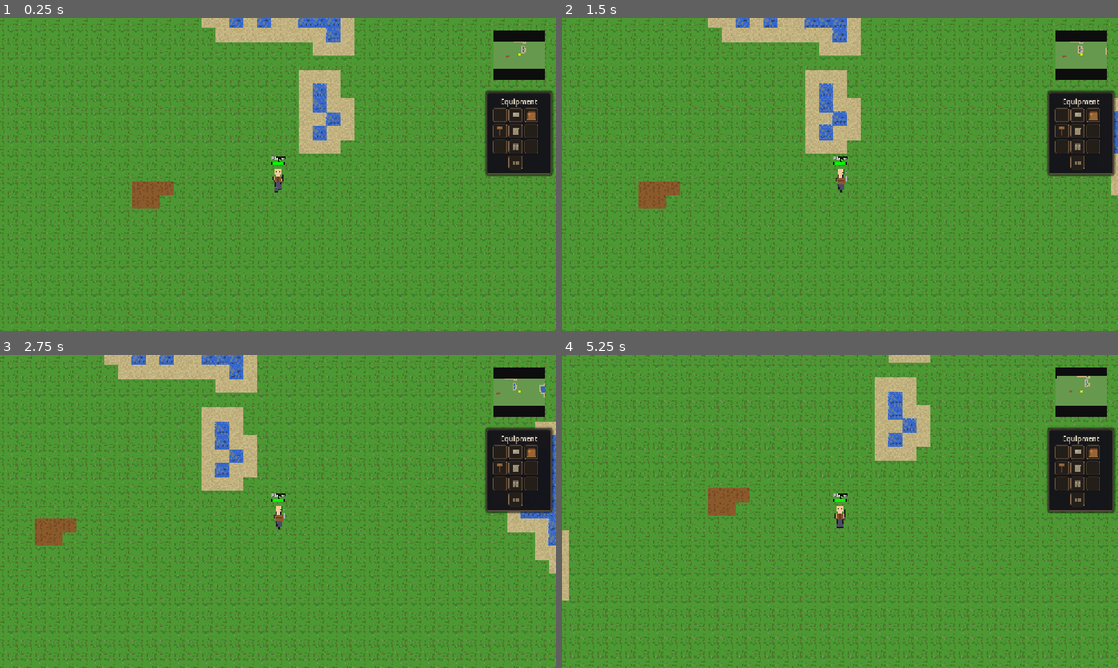
Above: before the commit, frames 1-4 (two rows, left to right).
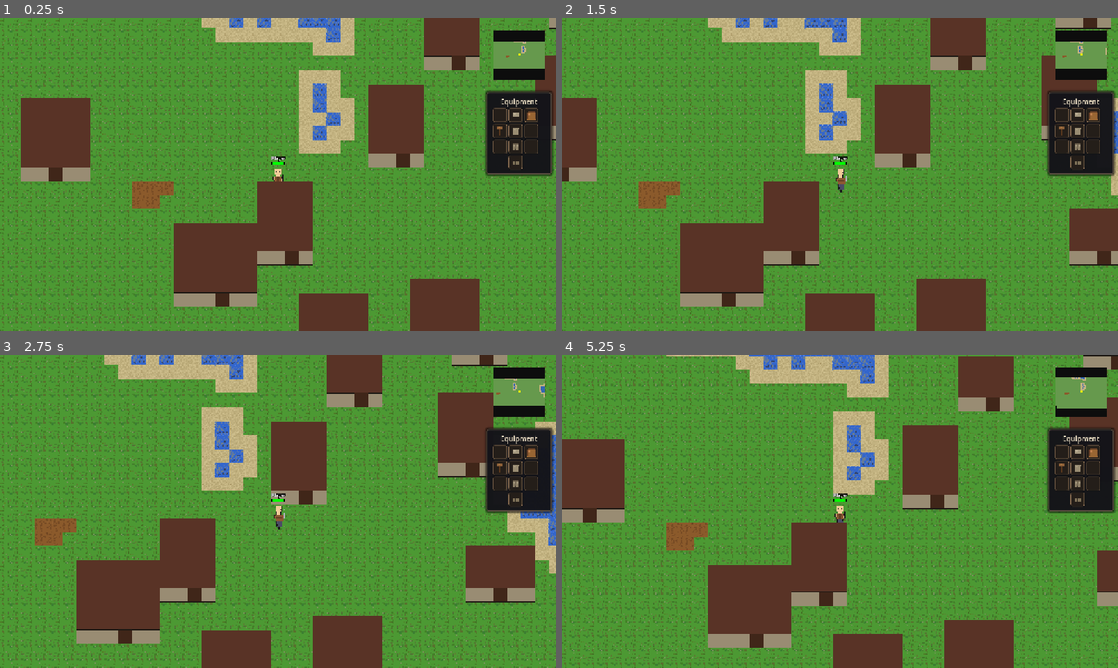
Above: after the commit, the same moments.

Repository: mattzanco/Trithia
Game: Godot game, scene res://scenes/main.tscn
Same seed, same stepped clock (60 frames per second), same inputs: the game is played once before the commit and once after it.
Inputs (mouse positions are in pixels of both pictures, inside the frame that each line leads up to):
- Up to frame 1 (0.25 s): no input
- Up to frame 2 (1.5 s): tap Enter at 0.5 s; move the mouse to (962, 158) at 0.52 s; hold D (move_right) 0.53-1.25 s; tap H at 0.6 s; click (962, 158) at 0.67 s; drag from (728, 190) to (812, 237) at 1.27 s
- Up to frame 3 (2.75 s): move the mouse to (333, 442) at 2.02 s; hold D (move_right) from 2.03 s (still down); tap H at 2.1 s; click (333, 442) at 2.17 s
- Up to frame 4 (5.25 s): release D (move_right) at 2.75 s; drag from (812, 574) to (673, 464) at 2.77 s; move the mouse to (1006, 558) at 3.52 s; hold A (move_left) 3.53-4.25 s; tap H at 3.6, 5.1 s; click (1006, 558) at 3.67 s; drag from (673, 464) to (756, 433) at 4.27 s; move the mouse to (867, 511) at 5.02 s; hold S (move_down) from 5.03 s (still down); click (867, 511) at 5.17 s

The runs differ from the first frame. In frame 1, 18% of the frame differs, in the area x 3-100%, y 0-100%; in frame 2, 19%; in frame 3, 20%; in frame 4, 46%, in the area x 0-100%, y 0-100%.

Commit message:
Add town buildings and collision logic

Diff:
--- /dev/null
+++ b/scenes/town/building.tscn
@@ -0,0 +1,6 @@
+[gd_scene load_steps=2 format=3]
+
+[ext_resource type="Script" path="res://scripts/building.gd" id="1_building"]
+
+[node name="Building" type="Node2D"]
+script = ExtResource("1_building")
--- /dev/null
+++ b/scripts/building.gd
@@ -0,0 +1,133 @@
+extends Node2D
+
+const TILE_SIZE = 32
+
+@export var size_tiles: Vector2i = Vector2i(3, 3)
+@export var wall_color := Color(0.6, 0.55, 0.45)
+@export var roof_color := Color(0.35, 0.2, 0.15)
+@export var door_color := Color(0.25, 0.15, 0.1)
+@export var outline_color := Color(0.12, 0.1, 0.08)
+
+var world: Node = null
+var player: Node = null
+var building_rect := Rect2i()
+var door_tile := Vector2i.ZERO
+var is_player_inside = false
+var base_layer: Node2D = null
+var roof_layer: Node2D = null
+
+func _ready():
+	world = get_world_node()
+	player = get_player_node()
+	setup_building_tiles()
+	ensure_collision_body()
+	ensure_layers()
+	update_layers()
+
+func _process(_delta):
+	if player == null:
+		player = get_player_node()
+	if world == null:
+		world = get_world_node()
+	if player == null or world == null:
+		return
+	var player_feet = player.position + Vector2(0, TILE_SIZE / 2)
+	var player_tile = get_tile_coords(player_feet)
+	var inside_rect = is_tile_in_rect(player_tile, building_rect)
+	if player_tile == door_tile:
+		if world.has_method("set_player_inside_building"):
+			world.set_player_inside_building(self)
+			inside_rect = true
+	if world.has_method("clear_player_inside_building") and world.player_inside_building == self and not inside_rect:
+		world.clear_player_inside_building(self)
+	var next_inside = world.player_inside_building == self
+	if next_inside != is_player_inside:
+		is_player_inside = next_inside
+		update_layers()
+
+func _exit_tree():
+	if world and world.has_method("remove_building"):
+		world.remove_building(self)
+
+func setup_building_tiles():
+	var tile_pos = get_tile_coords(global_position)
+	building_rect = Rect2i(tile_pos, size_tiles)
+	door_tile = Vector2i(tile_pos.x + int(size_tiles.x / 2), tile_pos.y + size_tiles.y - 1)
+	if world and world.has_method("add_building"):
+		world.add_building(self, building_rect, door_tile)
+	update_layers()
+
+func ensure_collision_body():
+	var body = get_node_or_null("CollisionBody")
+	if body == null:
+		body = StaticBody2D.new()
+		body.name = "CollisionBody"
+		add_child(body)
+	var shape_node = body.get_node_or_null("CollisionShape2D")
+	if shape_node == null:
+		shape_node = CollisionShape2D.new()
+		body.add_child(shape_node)
+	var rect = RectangleShape2D.new()
+	var size_px = Vector2(size_tiles.x * TILE_SIZE, size_tiles.y * TILE_SIZE)
+	rect.size = size_px
+	shape_node.shape = rect
+	shape_node.position = size_px / 2.0
+
+func ensure_layers():
+	if base_layer == null:
+		base_layer = Node2D.new()
+		base_layer.name = "BaseLayer"
+		var base_script = load("res://scripts/building_base.gd")
+		base_layer.set_script(base_script)
+		add_child(base_layer)
+	if roof_layer == null:
+		roof_layer = Node2D.new()
+		roof_layer.name = "RoofLayer"
+		var roof_script = load("res://scripts/building_roof.gd")
+		roof_layer.set_script(roof_script)
+		add_child(roof_layer)
+
+func update_layers():
+	if base_layer == null or roof_layer == null:
+		return
+	base_layer.set("size_tiles", size_tiles)
+	base_layer.set("wall_color", wall_color)
+	base_layer.set("door_color", door_color)
+	base_layer.set("outline_color", outline_color)
+	base_layer.set("is_player_inside", is_player_inside)
+	roof_layer.set("size_tiles", size_tiles)
+	roof_layer.set("roof_color", roof_color)
+	roof_layer.set("is_player_inside", is_player_inside)
+	base_layer.queue_redraw()
+	roof_layer.queue_redraw()
+	var size_px = Vector2(size_tiles.x * TILE_SIZE, size_tiles.y * TILE_SIZE)
+	var base_z = clampi(int((global_position.y + size_px.y - TILE_SIZE) / 10) + 1000, 0, 10000)
+	var roof_z = clampi(int(global_position.y / 10) + 1000, 0, 10000)
+	base_layer.z_as_relative = false
+	roof_layer.z_as_relative = false
+	base_layer.z_index = base_z
+	roof_layer.z_index = roof_z
+
+func get_tile_coords(world_position: Vector2) -> Vector2i:
+	return Vector2i(int(floor(world_position.x / TILE_SIZE)), int(floor(world_position.y / TILE_SIZE)))
+
+func is_tile_in_rect(tile: Vector2i, rect: Rect2i) -> bool:
+	return tile.x >= rect.position.x and tile.x < rect.position.x + rect.size.x and tile.y >= rect.position.y and tile.y < rect.position.y + rect.size.y
+
+func get_world_node() -> Node:
+	var parent = get_parent()
+	if parent:
+		if parent.name == "World":
+			return parent
+		var world_node = parent.get_node_or_null("World")
+		if world_node:
+			return world_node
+	return get_tree().get_root().find_child("World", true, false)
+
+func get_player_node() -> Node:
+	var parent = get_parent()
+	if parent:
+		var player_node = parent.get_node_or_null("Player")
+		if player_node:
+			return player_node
+	return get_tree().get_root().find_child("Player", true, false)
--- /dev/null
+++ b/scripts/building_base.gd
@@ -0,0 +1,34 @@
+extends Node2D
+
+const TILE_SIZE = 32
+
+var size_tiles: Vector2i = Vector2i(4, 4)
+var wall_color := Color(0.6, 0.55, 0.45)
+var door_color := Color(0.25, 0.15, 0.1)
+var outline_color := Color(0.12, 0.1, 0.08)
+var is_player_inside := false
+
+func _ready():
+	queue_redraw()
+
+func _draw():
+	var size_px = Vector2(size_tiles.x * TILE_SIZE, size_tiles.y * TILE_SIZE)
+	var wall_rect = Rect2(Vector2(0, size_px.y - TILE_SIZE), Vector2(size_px.x, TILE_SIZE))
+	var wall_col = wall_color
+	var outline_col = outline_color
+	if is_player_inside:
+		wall_col.a = 0.45
+		outline_col.a = 0.35
+		var floor_col = Color(0.7, 0.65, 0.55, 0.35)
+		var floor_rect = Rect2(Vector2.ZERO, size_px)
+		draw_rect(floor_rect, floor_col)
+	# Bottom wall row (door row)
+	draw_rect(wall_rect, wall_col)
+	draw_rect(wall_rect, outline_col, false, 1.0)
+	# Door (one full tile wide, centered on a tile)
+	var door_width = float(TILE_SIZE)
+	var door_height = float(TILE_SIZE)
+	var door_x = float(int(size_tiles.x / 2) * TILE_SIZE)
+	var door_y = float((size_tiles.y - 1) * TILE_SIZE)
+	var door_pos = Vector2(door_x, door_y)
+	draw_rect(Rect2(door_pos, Vector2(door_width, door_height)), door_color)
--- /dev/null
+++ b/scripts/building_roof.gd
@@ -0,0 +1,24 @@
+extends Node2D
+
+const TILE_SIZE = 32
+
+var size_tiles: Vector2i = Vector2i(4, 4)
+var roof_color := Color(0.35, 0.2, 0.15)
+var is_player_inside := false
+
+func _ready():
+	queue_redraw()
+
+func _draw():
+	var size_px = Vector2(size_tiles.x * TILE_SIZE, size_tiles.y * TILE_SIZE)
+	var roof_col = roof_color
+	if is_player_inside:
+		roof_col.a = 0.2
+	var roof_height = max(6.0, size_px.y - TILE_SIZE)
+	var roof_rect = Rect2(Vector2.ZERO, Vector2(size_px.x, roof_height))
+	draw_rect(roof_rect, roof_col)
+	if is_player_inside:
+		var back_wall_col = roof_color
+		back_wall_col.a = 0.45
+		var back_wall_rect = Rect2(Vector2.ZERO, Vector2(size_px.x, TILE_SIZE))
+		draw_rect(back_wall_rect, back_wall_col)
--- a/scripts/enemy.gd
+++ b/scripts/enemy.gd
@@ -661,6 +661,14 @@
 				img.set_pixel(outline_x, y, outline)
 
 func _physics_process(delta):
+	# Prevent enemies from entering the town safe zone
+	if world != null and world.has_method("is_point_in_town"):
+		if world.is_point_in_town(position):
+			move_out_of_town()
+			return
+		if player != null and world.is_point_in_town(player.position):
+			targeted_enemy = null
+			current_state = AIState.IDLE
 	# Handle attack cooldown
 	if attack_timer > 0.0:
 		attack_timer -= delta
@@ -727,12 +735,15 @@
 
 	# Check if player is in detection range
 	if player != null:
-		var distance_to_player = position.distance_to(player.position)
-		if targeted_enemy == null:
-			# Only detect new target if we don't have one
-			if distance_to_player <= detection_range:
-				targeted_enemy = player
-				current_state = AIState.CHASE
+		if world != null and world.has_method("is_point_in_town") and world.is_point_in_town(player.position):
+			pass
+		else:
+			var distance_to_player = position.distance_to(player.position)
+			if targeted_enemy == null:
+				# Only detect new target if we don't have one
+				if distance_to_player <= detection_range:
+					targeted_enemy = player
+					current_state = AIState.CHASE
 
 	# Update AI state based on distance to player
 	if targeted_enemy != null:
@@ -1178,6 +1189,36 @@
 
 	return false
 
+func move_out_of_town():
+	if world == null:
+		return
+	if not world.has_method("get_town_center") or not world.has_method("get_town_radius_world"):
+		return
+	var town_center = world.get_town_center()
+	var radius = world.get_town_radius_world()
+	var base_dir = (position - town_center).normalized()
+	if base_dir == Vector2.ZERO:
+		base_dir = Vector2.RIGHT
+	var directions = [
+		base_dir,
+		base_dir.rotated(deg_to_rad(45)),
+		base_dir.rotated(deg_to_rad(-45)),
+		base_dir.rotated(deg_to_rad(90)),
+		base_dir.rotated(deg_to_rad(-90))
+	]
+	for dir in directions:
+		var target = town_center + dir * (radius + TILE_SIZE * 2)
+		var snapped = Vector2(
+			floor(target.x / TILE_SIZE) * TILE_SIZE + TILE_SIZE / 2,
+			floor(target.y / TILE_SIZE) * TILE_SIZE + TILE_SIZE / 2
+		)
+		if world.has_method("is_walkable") and not world.is_walkable(snapped):
+			continue
+		target_position = snapped
+		is_moving = true
+		current_direction = Vector2(sign(dir.x), 0) if abs(dir.x) > abs(dir.y) else Vector2(0, sign(dir.y))
+		return
+
 
 func calculate_direction(dx: int, dy: int) -> Vector2:
 	# Calculate cardinal direction with diagonal preference logic
--- a/scripts/main.gd
+++ b/scripts/main.gd
@@ -5,6 +5,7 @@
 const TILE_SIZE = 32
 const ORC_SCENE = preload("res://scenes/enemies/orc.tscn")
 const TROLL_SCENE = preload("res://scenes/enemies/troll.tscn")
+const BUILDING_SCENE = preload("res://scenes/town/building.tscn")
 
 func _ready():
 	print("Trithia game started!")
@@ -23,6 +24,7 @@
 		debug.store_line("About to spawn orcs")
 		debug.flush()
 
+	setup_town()
 	spawn_starting_orcs()
 	print("spawn_starting_orcs() completed")
 
@@ -36,7 +38,9 @@
 func spawn_starting_orcs():
 	# Spawn 10 enemies at random spawn points around the world
 	var player = $Player
-	var world = $World
+	var world = get_world_node()
+	if world == null or not world.has_method("get_available_spawn_points"):
+		return
 
 	# Wait for world to generate spawn points
 	await get_tree().process_frame
@@ -58,7 +62,9 @@
 	if player == null:
 		return  # Player is dead, stop spawning
 
-	var world = $World
+	var world = get_world_node()
+	if world == null or not world.has_method("get_available_spawn_points"):
+		return
 
 	var available_spawns = world.get_available_spawn_points(player.position)
 
@@ -79,6 +85,126 @@
 	enemy.position = spawn_pos
 	add_child(enemy)
 	print("[SPAWN_FUNC] Enemy spawned at spawn point: ", spawn_pos)
+
+func setup_town():
+	var player = get_node_or_null("Player")
+	var world = get_world_node()
+	if player == null or world == null or not world.has_method("get_town_center"):
+		return
+	var town_center = world.get_town_center()
+	var spawn_pos = find_grass_spawn(world, town_center, world.get_town_radius_world())
+	player.position = spawn_pos
+	if world.has_method("update_world"):
+		world.update_world(player.position)
+	spawn_town_buildings(world)
+
+func spawn_town_buildings(world: Node):
+	if world == null or not world.has_method("get_town_center"):
+		return
+	var town_center = world.get_town_center()
+	var town_radius = world.get_town_radius_world()
+	var building_rects: Array = []
+	var attempts = 0
+	var placed = 0
+	var target_count = 12
+	while placed < target_count and attempts < 600:
+		attempts += 1
+		var size_tiles = Vector2i(randi_range(4, 6), randi_range(4, 6))
+		var pos = get_random_town_position(world, town_center, town_radius)
+		if pos == Vector2.ZERO:
+			continue
+		var tile_pos = Vector2i(int(floor(pos.x / TILE_SIZE)), int(floor(pos.y / TILE_SIZE)))
+		var rect = Rect2i(tile_pos, size_tiles)
+		var center_tile = Vector2i(int(floor(town_center.x / TILE_SIZE)), int(floor(town_center.y / TILE_SIZE)))
+		if center_tile.x >= rect.position.x and center_tile.x < rect.position.x + rect.size.x and center_tile.y >= rect.position.y and center_tile.y < rect.position.y + rect.size.y:
+			continue
+		if not is_building_area_walkable(world, rect):
+			continue
+		if is_rect_overlapping(rect, building_rects):
+			continue
+		if not is_building_door_clear(world, rect):
+			continue
+		building_rects.append(rect)
+		var building = BUILDING_SCENE.instantiate()
+		building.position = Vector2(rect.position.x * TILE_SIZE, rect.position.y * TILE_SIZE)
+		building.set("size_tiles", size_tiles)
+		add_child(building)
+		placed += 1
+
+func get_random_town_position(world: Node, town_center: Vector2, town_radius: float) -> Vector2:
+	for i in range(40):
+		var angle = randf() * TAU
+		var dist = randf() * (town_radius - TILE_SIZE * 2)
+		var pos = town_center + Vector2(cos(angle), sin(angle)) * dist
+		if world != null and world.has_method("is_walkable") and not world.is_walkable(pos):
+			continue
+		return snap_to_tile_center(pos)
+	return Vector2.ZERO
+
+func snap_to_tile_center(world_position: Vector2) -> Vector2:
+	var tile_x = floor(world_position.x / TILE_SIZE)
+	var tile_y = floor(world_position.y / TILE_SIZE)
+	return Vector2(tile_x * TILE_SIZE + TILE_SIZE / 2, tile_y * TILE_SIZE + TILE_SIZE / 2)
+
+func is_rect_overlapping(rect: Rect2i, existing_rects: Array) -> bool:
+	for other in existing_rects:
+		if rect.intersects(other):
+			return true
+	return false
+
+func is_building_area_walkable(world: Node, rect: Rect2i) -> bool:
+	if world == null or not world.has_method("is_walkable"):
+		return true
+	for x in range(rect.position.x, rect.position.x + rect.size.x):
+		for y in range(rect.position.y, rect.position.y + rect.size.y):
+			var pos = Vector2(x * TILE_SIZE + TILE_SIZE / 2, y * TILE_SIZE + TILE_SIZE / 2)
+			if not world.is_walkable(pos):
+				return false
+	return true
+
+func is_building_door_clear(world: Node, rect: Rect2i) -> bool:
+	if world == null or not world.has_method("is_walkable"):
+		return true
+	var door_tile = Vector2i(rect.position.x + int(rect.size.x / 2), rect.position.y + rect.size.y - 1)
+	var outside_tile = Vector2i(door_tile.x, door_tile.y + 1)
+	var porch_left = Vector2i(door_tile.x - 1, door_tile.y + 1)
+	var porch_right = Vector2i(door_tile.x + 1, door_tile.y + 1)
+	var door_pos = tile_to_world_center(door_tile)
+	var outside_pos = tile_to_world_center(outside_tile)
+	if not world.is_walkable(door_pos):
+		return false
+	if not world.is_walkable(outside_pos):
+		return false
+	if not world.is_walkable(tile_to_world_center(porch_left)):
+		return false
+	if not world.is_walkable(tile_to_world_center(porch_right)):
+		return false
+	if world.has_method("is_tile_blocked_by_building"):
+		if world.is_tile_blocked_by_building(door_tile) or world.is_tile_blocked_by_building(outside_tile):
+			return false
+		if world.is_tile_blocked_by_building(porch_left) or world.is_tile_blocked_by_building(porch_right):
+			return false
+	return true
+
+func find_grass_spawn(world: Node, town_center: Vector2, town_radius: float) -> Vector2:
+	var center_tile = Vector2i(int(floor(town_center.x / TILE_SIZE)), int(floor(town_center.y / TILE_SIZE)))
+	for radius in range(0, int(town_radius / TILE_SIZE) + 1):
+		for dx in range(-radius, radius + 1):
+			for dy in range(-radius, radius + 1):
+				if abs(dx) != radius and abs(dy) != radius:
+					continue
+				var tile = Vector2i(center_tile.x + dx, center_tile.y + dy)
+				var pos = tile_to_world_center(tile)
+				if world.has_method("get_terrain_type_from_noise"):
+					if world.get_terrain_type_from_noise(tile.x, tile.y) != "grass":
+						continue
+				if world.has_method("is_tile_blocked_by_building") and world.is_tile_blocked_by_building(tile):
+					continue
+				return pos
+	return town_center
+
+func tile_to_world_center(tile: Vector2i) -> Vector2:
+	return Vector2(tile.x * TILE_SIZE + TILE_SIZE / 2, tile.y * TILE_SIZE + TILE_SIZE / 2)
 
 func _process(_delta):
 	# Update depth sorting based on Y position
@@ -114,6 +240,17 @@
 					move_child(enemy, front_index)
 
 
+func get_world_node() -> Node:
+	var direct = get_node_or_null("World")
+	if direct and direct.has_method("get_available_spawn_points"):
+		return direct
+	var root = get_tree().get_root()
+	var found = root.find_child("World", true, false)
+	if found and found.has_method("get_available_spawn_points"):
+		return found
+	return direct
+
+
 func show_game_over():
 	# Disable the camera so it stops following the player
 	var player = get_node_or_null("Player")
--- a/scripts/mini_map.gd
+++ b/scripts/mini_map.gd
@@ -29,7 +29,7 @@
 
 func _ready():
 	# Find player and world references
-	var root = get_tree().root.get_child(get_tree().root.get_child_count() - 1)
+	var root = get_tree().get_root()
 	player = root.find_child("Player", true, false)
 	world = root.find_child("World", true, false)
 
@@ -74,10 +74,11 @@
 									continue
 								var neighbor_x = tile_x + nx
 								var neighbor_y = tile_y + ny
-								var neighbor_noise = world.noise.get_noise_2d(neighbor_x, neighbor_y)
-								if neighbor_noise < -0.3:  # Water threshold
-									is_next_to_water = true
-									break
+								if world != null and world.has_method("get_terrain_type_from_noise"):
+									var neighbor_terrain = world.get_terrain_type_from_noise(neighbor_x, neighbor_y)
+									if neighbor_terrain == "water":
+										is_next_to_water = true
+										break
 							if is_next_to_water:
 								break
 
--- a/scripts/player.gd
+++ b/scripts/player.gd
@@ -1245,7 +1245,7 @@
 		terrain_type = world.get_terrain_type_from_noise(tile_x, tile_y)
 	var is_walkable = false
 	if world and world.has_method("is_walkable"):
-		is_walkable = world.is_walkable(tile_center)
+		is_walkable = world.is_walkable_for_player(tile_center, position) if world.has_method("is_walkable_for_player") else world.is_walkable(tile_center)
 	var info_text = "Tile (%d, %d)\nTerrain: %s\nWalkable: %s" % [tile_x, tile_y, terrain_type, "Yes" if is_walkable else "No"]
 	DRAGGABLE_SCRIPT.show_center_text(info_text, self)
 
@@ -1411,7 +1411,7 @@
 
 	# Check if clicked tile is walkable
 	if world and world.has_method("is_walkable"):
-		if not world.is_walkable(clicked_tile_center):
+		if not (world.is_walkable_for_player(clicked_tile_center, position) if world.has_method("is_walkable_for_player") else world.is_walkable(clicked_tile_center)):
 			return  # Can't walk there
 
 	# Check if position is occupied by another entity
@@ -1503,7 +1503,7 @@
 			var tile_y = floor(feet_position.y / TILE_SIZE)
 			var tile_center = Vector2(tile_x * TILE_SIZE + TILE_SIZE/2, tile_y * TILE_SIZE + TILE_SIZE/2)
 
-			if not world.is_walkable(tile_center):
+			if not (world.is_walkable_for_player(tile_center, position) if world.has_method("is_walkable_for_player") else world.is_walkable(tile_center)):
 				# Path is blocked, clear queue and stop
 				print("[PATHSTEP] Next tile is no longer walkable")
 				path_queue.clear()
@@ -1686,7 +1686,7 @@
 					var tile_y = floor(feet_position.y / TILE_SIZE)
 					var tile_center = Vector2(tile_x * TILE_SIZE + TILE_SIZE/2, tile_y * TILE_SIZE + TILE_SIZE/2)
 
-					can_move = world.is_walkable(tile_center)
+					can_move = world.is_walkable_for_player(tile_center, position) if world.has_method("is_walkable_for_player") else world.is_walkable(tile_center)
 
 					# For diagonal movement, also check that at least one adjacent tile is walkable
 					# This prevents cutting corners through walls/water
--- a/scripts/world.gd
+++ b/scripts/world.gd
@@ -5,6 +5,8 @@
 const TILE_SIZE = 32
 const CHUNK_SIZE = 16  # 16x16 tiles per chunk
 const RENDER_DISTANCE = 2  # How many chunks to render around player
+const TOWN_RADIUS_TILES = 30
+const TOWN_CENTER = Vector2(TILE_SIZE / 2, TILE_SIZE / 2)
 
 var generated_chunks = {}  # Dictionary to track which chunks have been generated
 var terrain_data = {}  # Dictionary to store terrain type at each tile position
@@ -13,6 +15,8 @@
 var noise: FastNoiseLite
 var last_drawn_count = 0
 var time_passed = 0.0  # For water animation
+var building_zones: Array = []
+var player_inside_building: Node = null
 
 # Water animation parameters
 var water_wave_speed = 3.0  # Speed of the wave
@@ -180,6 +184,9 @@
 
 			# Check if walkable and not too close to other spawn points
 			if is_walkable(spawn_pos):
+				if is_point_in_town(spawn_pos):
+					attempts += 1
+					continue
 				var too_close = false
 				for existing_spawn in spawn_points:
 					if spawn_pos.distance_to(existing_spawn) < TILE_SIZE * 5:
@@ -200,9 +207,20 @@
 	"""Get all spawn points that are not visible to the player"""
 	var available = []
 	for spawn_pos in spawn_points:
+		if is_point_in_town(spawn_pos):
+			continue
 		if not is_spawn_point_visible(spawn_pos, player_pos):
 			available.append(spawn_pos)
 	return available
+
+func get_town_center() -> Vector2:
+	return TOWN_CENTER
+
+func get_town_radius_world() -> float:
+	return TOWN_RADIUS_TILES * TILE_SIZE
+
+func is_point_in_town(world_position: Vector2) -> bool:
+	return world_position.distance_to(TOWN_CENTER) <= get_town_radius_world()
 
 func _draw():
 	# Draw all terrain tiles with textures or color fallback
@@ -243,10 +261,15 @@
 	# Calculate which tile this position is in
 	var tile_x = int(floor(world_position.x / TILE_SIZE))
 	var tile_y = int(floor(world_position.y / TILE_SIZE))
+	var tile = Vector2i(tile_x, tile_y)
 
 	# Check terrain directly from noise - this is the authoritative source
 	var terrain_type = get_terrain_type_from_noise(tile_x, tile_y)
-	return terrain_type != "water"
+	if terrain_type == "water":
+		return false
+	if is_tile_blocked_by_building(tile):
+		return false
+	return true
 
 	# If terrain not yet generated, check if it would be water based on noise
 	# This provides early validation before terrain is fully generated
@@ -283,6 +306,78 @@
 		return "grass"
 	else:
 		return "dirt"
+
+func is_walkable_for_player(world_position: Vector2, from_position: Vector2 = Vector2.INF) -> bool:
+	var tile_x = int(floor(world_position.x / TILE_SIZE))
+	var tile_y = int(floor(world_position.y / TILE_SIZE))
+	var tile = Vector2i(tile_x, tile_y)
+	var terrain_type = get_terrain_type_from_noise(tile_x, tile_y)
+	if terrain_type == "water":
+		return false
+	var building = get_building_for_tile(tile)
+	if building.is_empty():
+		if player_inside_building == null:
+			return true
+		var from_tile = Vector2i.ZERO
+		if from_position != Vector2.INF:
+			var from_feet = from_position + Vector2(0, TILE_SIZE / 2)
+			from_tile = get_tile_coords(from_feet)
+		var inside_entry = get_building_entry_for_node(player_inside_building)
+		if inside_entry.is_empty():
+			return true
+		return from_tile == inside_entry["door"]
+	if tile == building["door"]:
+		return true
+	if player_inside_building != null and building["building"] == player_inside_building:
+		return is_tile_in_building_interior(tile, building["rect"])
+	if player_inside_building == null and is_tile_on_building_roof_edge(tile, building["rect"]):
+		return true
+	return false
+
+func add_building(building: Node, rect: Rect2i, door_tile: Vector2i):
+	building_zones.append({"building": building, "rect": rect, "door": door_tile})
+
+func remove_building(building: Node):
+	for i in range(building_zones.size() - 1, -1, -1):
+		if building_zones[i]["building"] == building:
+			building_zones.remove_at(i)
+	if player_inside_building == building:
+		player_inside_building = null
+
+func set_player_inside_building(building: Node):
+	player_inside_building = building
+
+func clear_player_inside_building(building: Node):
+	if player_inside_building == building:
+		player_inside_building = null
+
+func get_building_for_tile(tile: Vector2i) -> Dictionary:
+	for building in building_zones:
+		if is_tile_in_rect(tile, building["rect"]):
+			return building
+	return {}
+
+func get_building_entry_for_node(building_node: Node) -> Dictionary:
+	for building in building_zones:
+		if building["building"] == building_node:
+			return building
+	return {}
+
+func is_tile_blocked_by_building(tile: Vector2i) -> bool:
+	return not get_building_for_tile(tile).is_empty()
+
+func is_tile_in_rect(tile: Vector2i, rect: Rect2i) -> bool:
+	return tile.x >= rect.position.x and tile.x < rect.position.x + rect.size.x and tile.y >= rect.position.y and tile.y < rect.position.y + rect.size.y
+
+func is_tile_in_building_interior(tile: Vector2i, rect: Rect2i) -> bool:
+	return tile.x >= rect.position.x and tile.x < rect.position.x + rect.size.x and tile.y >= rect.position.y + 1 and tile.y < rect.position.y + rect.size.y
+
+func is_tile_on_building_roof_edge(tile: Vector2i, rect: Rect2i) -> bool:
+	return tile.y == rect.position.y and tile.x >= rect.position.x and tile.x < rect.position.x + rect.size.x
+
+func get_tile_coords(world_position: Vector2) -> Vector2i:
+	return Vector2i(int(floor(world_position.x / TILE_SIZE)), int(floor(world_position.y / TILE_SIZE)))
+
 func find_path(start: Vector2, goal: Vector2, requester: Node) -> Array:
 	"""Shared pathfinding function used by both player and orcs.
 
